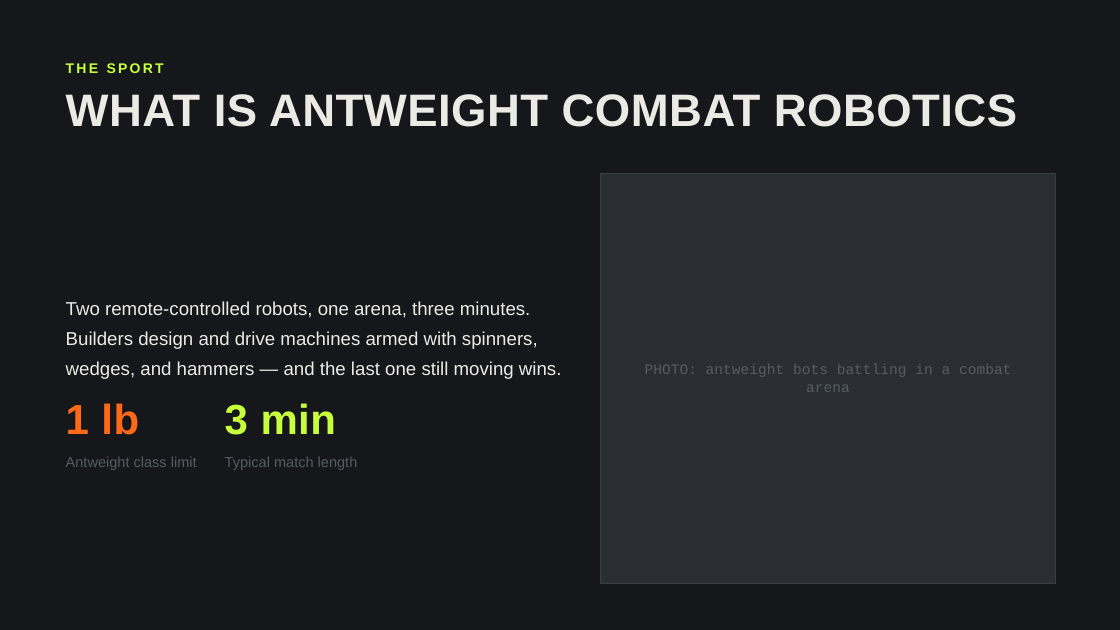
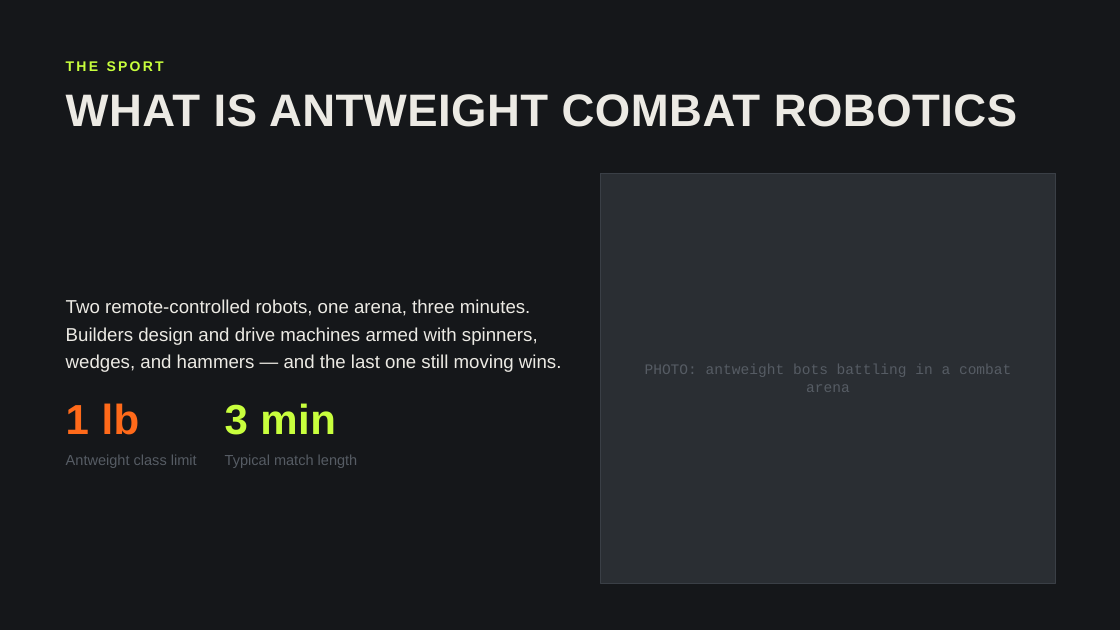
Before and after one commit to thefuzzman/WSP_YM_BB, a slide deck: slide 3 of Kickoff_Presentation.pptx. Drawn at 1120x630 pixels with LibreOffice and Linux fonts; fonts in the diff are those of the drawing. Boxes give left, top, right and bottom in pixels: in the first picture for what was removed or moved away, otherwise in the second. Text is boxed around its words. In the diff, an @@ line names an element or a change of style, - is before the commit and + after.

```diff
--- a/Kickoff_Presentation.pptx
+++ b/Kickoff_Presentation.pptx
@@ text "THE SPORT" at box(66, 61, 164, 71): line spacing 1 to 0.9 @@
@@ text "Two remote-controlled robots, one arena, ..." at box(66, 299, 562, 372): line spacing 1.33 to 1.23 @@
@@ text "Antweight class limit" at box(66, 455, 197, 468): size 18.8 to 18.7 pt; line spacing 1 to 0.9 @@
@@ text "Typical match length" at box(225, 455, 358, 468): size 18.8 to 18.7 pt; line spacing 1 to 0.9 @@
```
Also in this commit, not shown: 13 other slides changed, 14 slides added.
